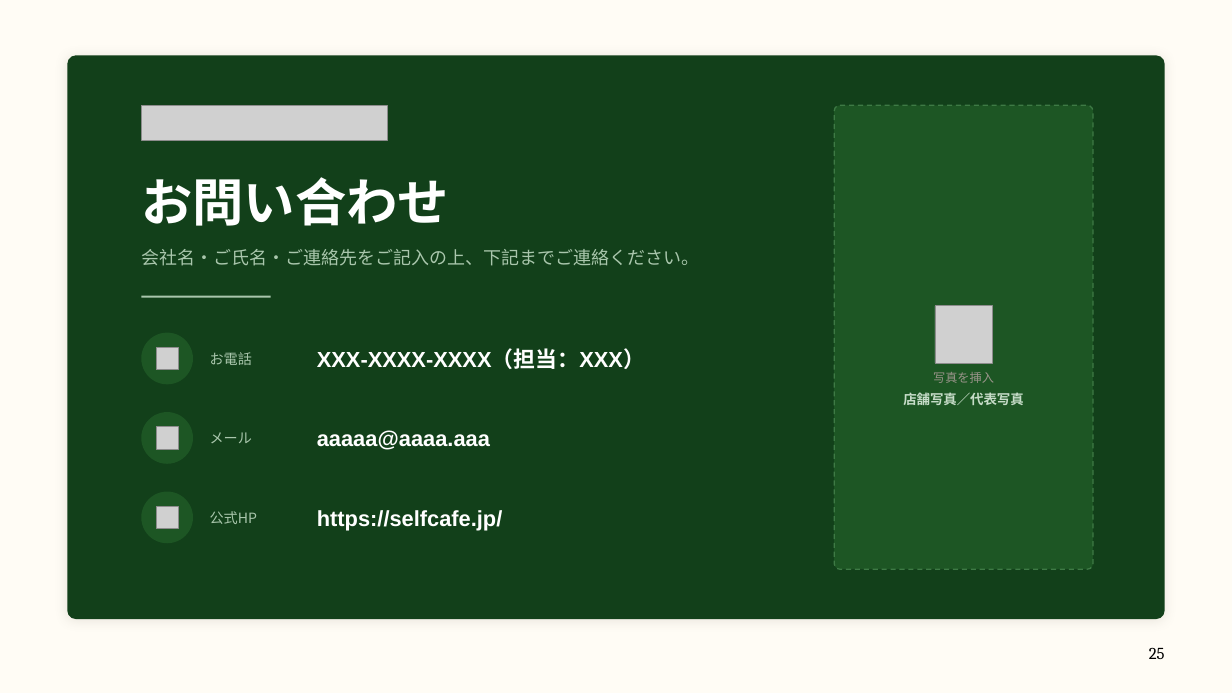
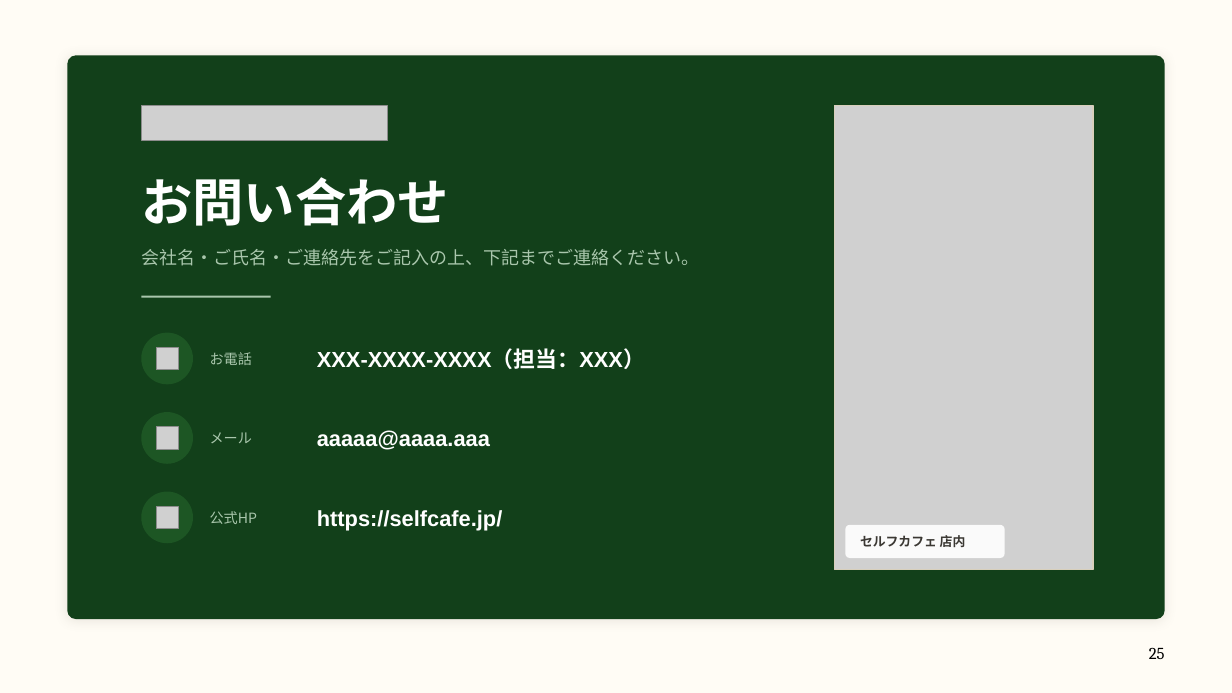
Before and after one commit to a5408071-cmd/suzuki-ceo, a slide deck: slide 25 of selfcafe-fc-deck/selfcafe-fc-deck.pptx. Drawn at 1232x693 pixels with LibreOffice and Linux fonts; fonts in the diff are those of the drawing; grey boxes stand for pictures. Boxes give left, top, right and bottom in pixels: in the first picture for what was removed or moved away, otherwise in the second. Text is boxed around its words. In the diff, an @@ line names an element or a change of style, - is before the commit and + after.

```diff
--- a/selfcafe-fc-deck/selfcafe-fc-deck.pptx
+++ b/selfcafe-fc-deck/selfcafe-fc-deck.pptx
@@ rounded rectangle removed at box(835, 105, 1093, 569) @@
@@ picture added at box(835, 105, 1093, 569) @@
@@ rectangle added at box(835, 105, 1093, 569), outline #D8CFBB 1 pt @@
@@ picture removed at box(935, 306, 993, 363) @@
@@ text removed at box(933, 372, 994, 383) @@
-写真を挿入
@@ rounded rectangle added at box(846, 525, 1006, 558), fill #FFFFFF at 90% opacity @@
@@ text at box(860, 535, 966, 547): text changed; size 10.5 to 10 pt; text colour #C6DCC8 to #3B3833 @@
-店舗写真／代表写真
+セルフカフェ 店内
@@ text "セルフカフェ 店内" at box(860, 535, 966, 547): vertical alignment top to middle @@
```
Also in this commit, not shown: 7 other slides changed, 22 other files.
